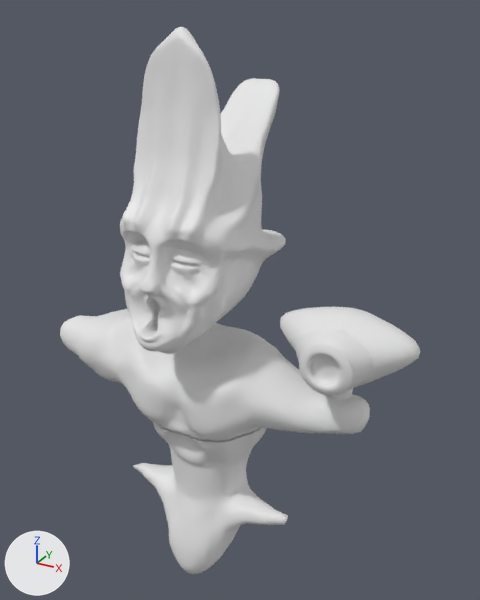
One commit to the FBX model Bangeko Kura/Assets/Meshes/Destruction/CutM2.fbx: the scene before it, then after it.
Before and after are seen from a 50 mm camera at (0.566, -0.942, 1.442) aimed at (0.033, 0.027, 0.957). Every picture has the same lights, and +X, +Y and +Z are marked at lower left. The picture after the commit comes second.

The scene before the commit, as lines of its bpy script (objects in view):
```python
me_cube_019 = bpy.data.meshes.new('Cube.019')
me_cube_019.from_pydata(...)  # 18742 vertices, 30384 faces; spans x -0.315..0.383, y -0.214..0.219, z 0.398..1.417
me_cube_019.materials.append(mat_skin)  # white #e7e7e7
ob_cutm2 = bpy.data.objects.new('cutM2', me_cube_019)
ob_cutm2.location = (0.0, 0.0, 0.0)
```
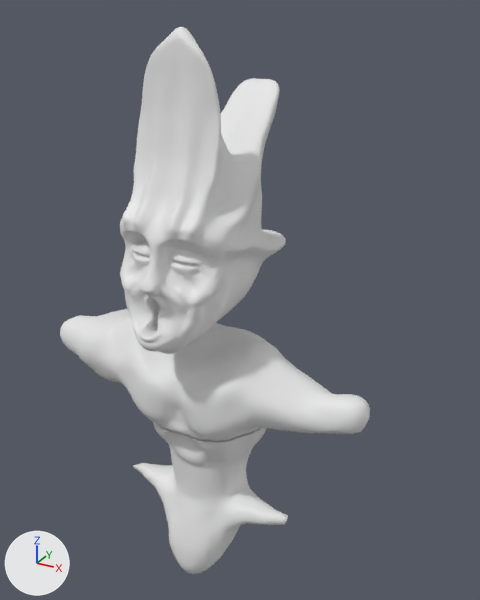
Boxes (x1, y1, x2, y2) around the edits, measured in the pictures (480 x 600 px):
'cutM2', reshaped (14% narrower)
    before: (60, 27, 421, 574)
    after: (60, 27, 370, 574)
part 1 of me_cube_019, deleted
    before: (296, 328, 373, 396)
part 2 of me_cube_019, deleted
    before: (280, 307, 421, 388)
part 3 of me_cube_019, deleted (mostly hidden)
    before: (331, 389, 353, 400)

The change, as a diff of the scene's bpy script:
```diff
--- a/Bangeko Kura/Assets/Meshes/Destruction/CutM2.fbx.py
+++ b/Bangeko Kura/Assets/Meshes/Destruction/CutM2.fbx.py
@@ me_cube_019 @@
 # used by ob_cutm2; location = (0.0, 0.0, 0.0)
-me_cube_019.from_pydata(...)  # 18742 vertices, 30384 faces; spans x -0.315..0.383, y -0.214..0.219, z 0.398..1.417
+me_cube_019.from_pydata(...)  # 17491 vertices, 29134 faces; spans x -0.315..0.316, y -0.214..0.219, z 0.398..1.417
+# me_cube_019 part 1: the loose piece of 609 vertices spanning x 0.189..0.348, y -0.152..-0.076, z 0.914..1.017 is deleted
+# me_cube_019 part 2: the loose piece of 482 vertices spanning x 0.158..0.383, y -0.135..0.006, z 0.907..1.022 is deleted
+# me_cube_019 part 3: the loose piece of 160 vertices spanning x 0.249..0.286, y -0.081..-0.046, z 0.84..0.926 is deleted
 me_cube_019.materials.append(mat_skin)
```
